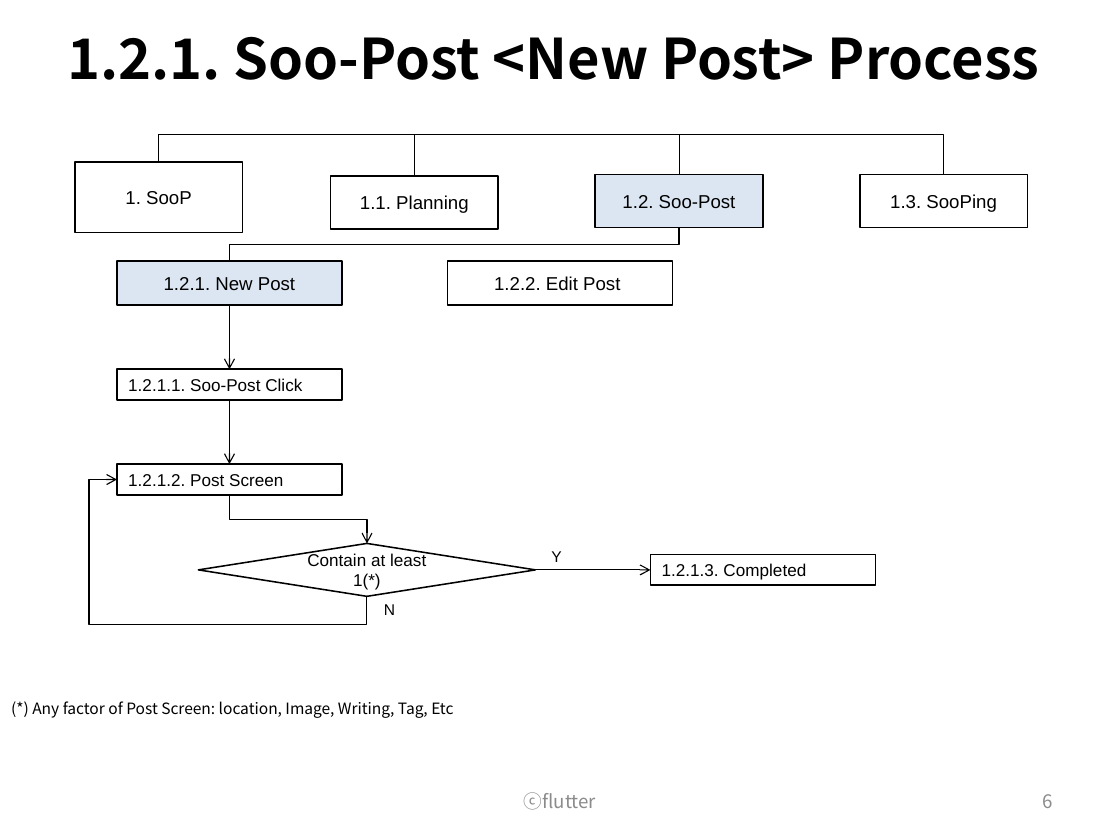
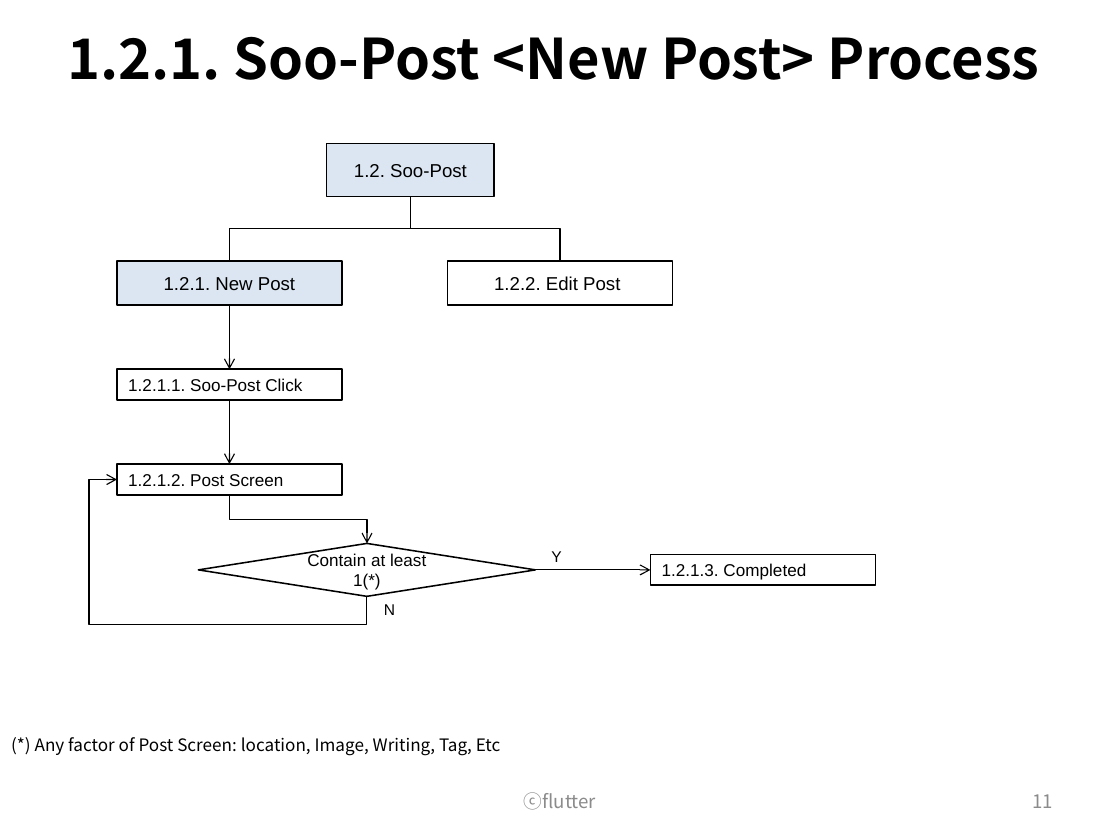
Before and after one commit to wooramc/soop_rep, a slide deck: slide 11 of flutter_process.pptx (slide 6 before the commit). Drawn at 1120x840 pixels with LibreOffice and Linux fonts; fonts in the diff are those of the drawing. Boxes give left, top, right and bottom in pixels: in the first picture for what was removed or moved away, otherwise in the second. Text is boxed around its words. In the diff, an @@ line names an element or a change of style, - is before the commit and + after.

```diff
--- a/flutter_process.pptx
+++ b/flutter_process.pptx
@@ elbow line removed from (159, 162) to (414, 176) @@
@@ elbow line removed from (159, 162) to (679, 175) @@
@@ elbow line removed from (159, 162) to (944, 175) @@
@@ rectangle "1.2. Soo-Post": place and size @@
-rectangle "1.2. Soo-Post" at box(595, 175, 763, 227)
+rectangle "1.2. Soo-Post" at box(327, 143, 495, 196)
@@ rectangle removed at box(75, 162, 243, 233) @@
-1. SooP
@@ rectangle removed at box(330, 176, 498, 228) @@
-1.1. Planning
@@ rectangle removed at box(860, 175, 1028, 227) @@
-1.3. SooPing
@@ elbow line moved from (679, 227) - (230, 261) to (411, 196) - (230, 261) @@
@@ elbow line added from (411, 196) to (560, 261), #000000 0.75 pt @@
@@ text "(*) Any factor of Post ...": place and size @@
-text "(*) Any factor of Post ..." at box(32, 701, 453, 718)
+text "(*) Any factor of Post ..." at box(35, 737, 501, 756)
@@ text "(*) Any factor of Post ..." at box(35, 737, 501, 756): size 10 to 11 pt @@
@@ page number at box(1032, 794, 1053, 808): text changed @@
-6
+11
```
Also in this commit, not shown: 8 other slides changed, 6 slides added.
